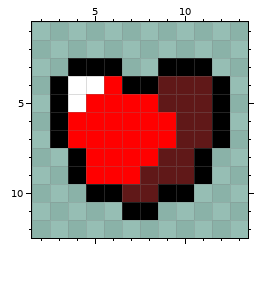
Pixel-art sprite: Assets/heart icon.png. Above, as it was before the edit.
The file is 32x32 pixels, drawn in blocks of 2x2; one block is one cell here. Shown: x 2..13, y 1..12.
After:
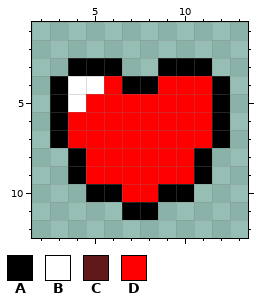
Palette (. is transparent): A #000000  B #ffffff  C #601818  D #ff0000
What changed:
y 4..5: x 9..11 CCC -> DDD
y 6..7: x 10..11 CC -> DD
y 8: x 9..10 CC -> DD
y 9: x 8..10 CCC -> DDD
y 10: x 7..8 CC -> DD
Where, in picture pixels (left, top, right, bottom), the same in both pictures:
changed: (122, 76, 212, 202)
